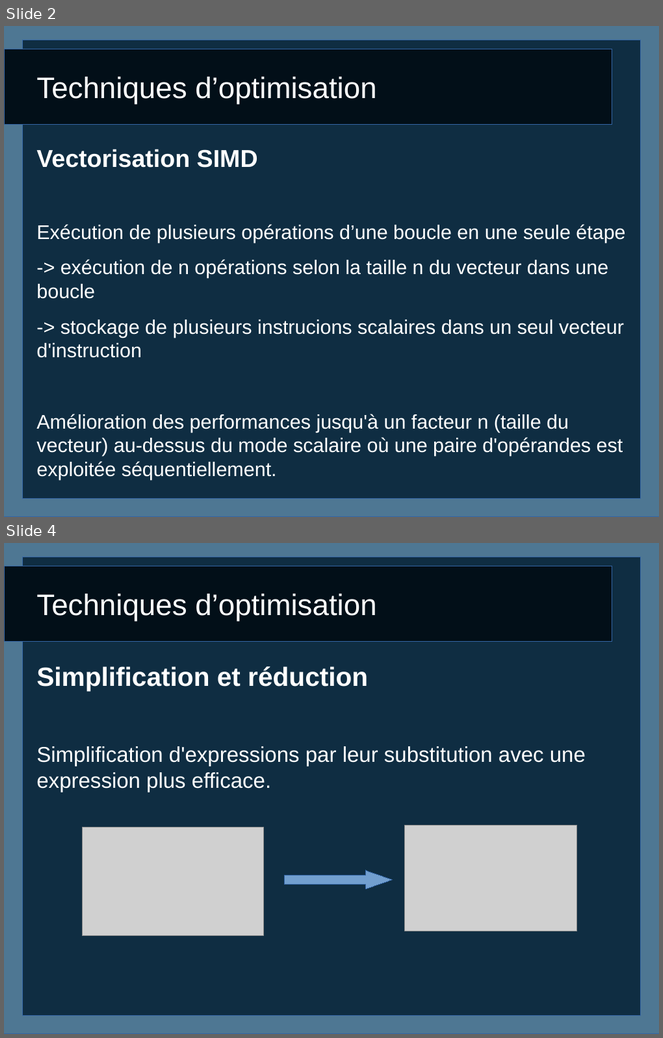
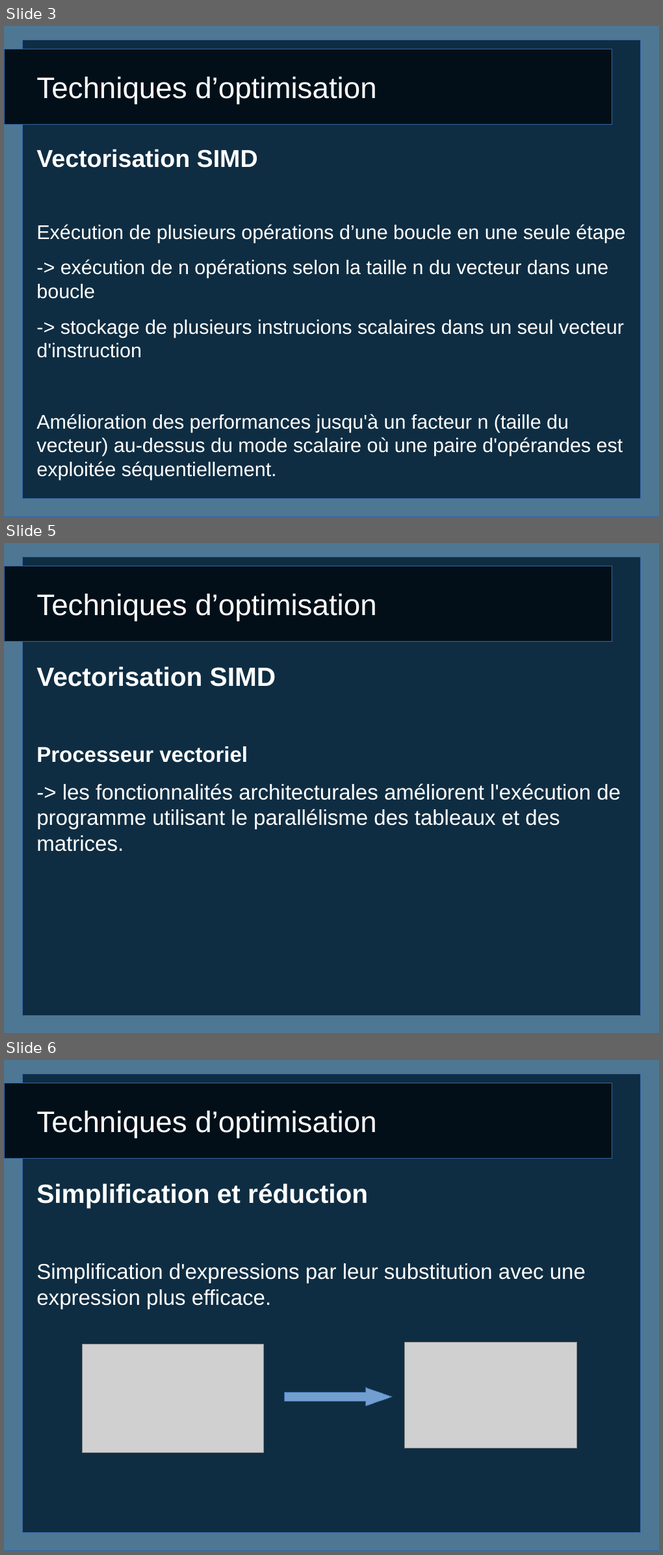
Before and after one commit to caswitch/recherche-et-doc-s4, a slide deck: Diapo2.odp. Shown one above the other, each under a label of ours: slides 2 and 4 before the commit, slides 3, 5 and 6 after it; the slides between them are not shown. The pictures are 663x1038 and 663x1555 pixels, drawn with LibreOffice and Linux fonts; fonts in the diff are those of the drawing; grey boxes stand for pictures. Boxes give left, top, right and bottom in pixels: in the first picture for what was removed or moved away, otherwise in the second. Text is boxed around its words. In the diff, an @@ line names an element or a change of style, - is before the commit and + after.

```diff
--- a/Diapo2.odp
+++ b/Diapo2.odp
@@ slide 5 added at (4, 543, 659, 1034), background #FFFFFF; not listed: 3 template elements that a slide beside it also shows @@
@@ title added at (36, 594, 376, 622), 36 pt, text #FFFFFF @@
+Techniques d’optimisation
@@ text added at (36, 667, 621, 852), 26 pt, text #FFFFFF @@
+Vectorisation SIMD
+Processeur vectoriel
+-> les fonctionnalités architecturales améliorent l'exécution de programme utilisant le parallélisme des tableaux et des matrices.
@@ what was slide 2 is now slide 3 @@
@@ what was slide 4 is now slide 6 @@
```
Also in this commit, not shown: 1 slide changed, 4 other slides added.
